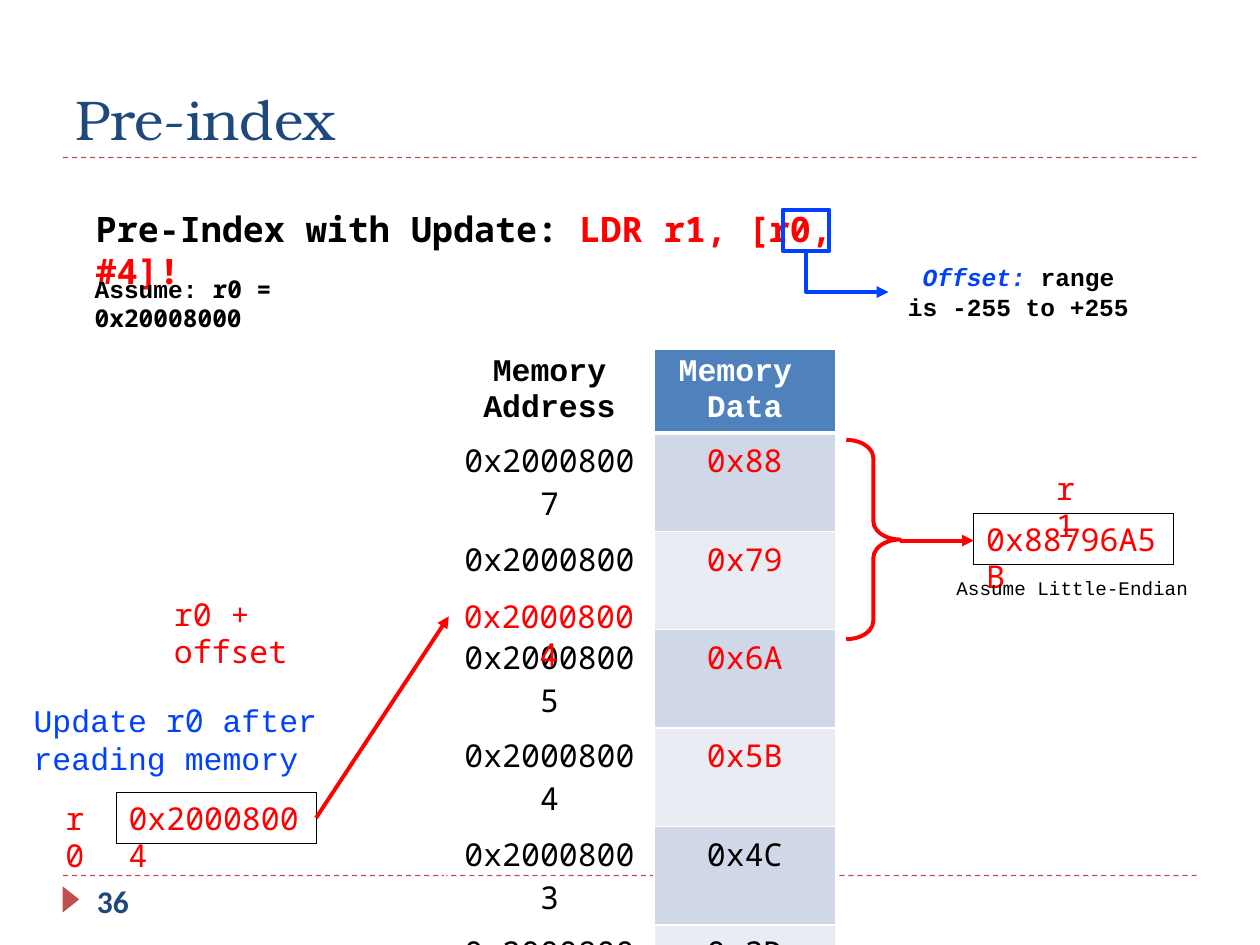
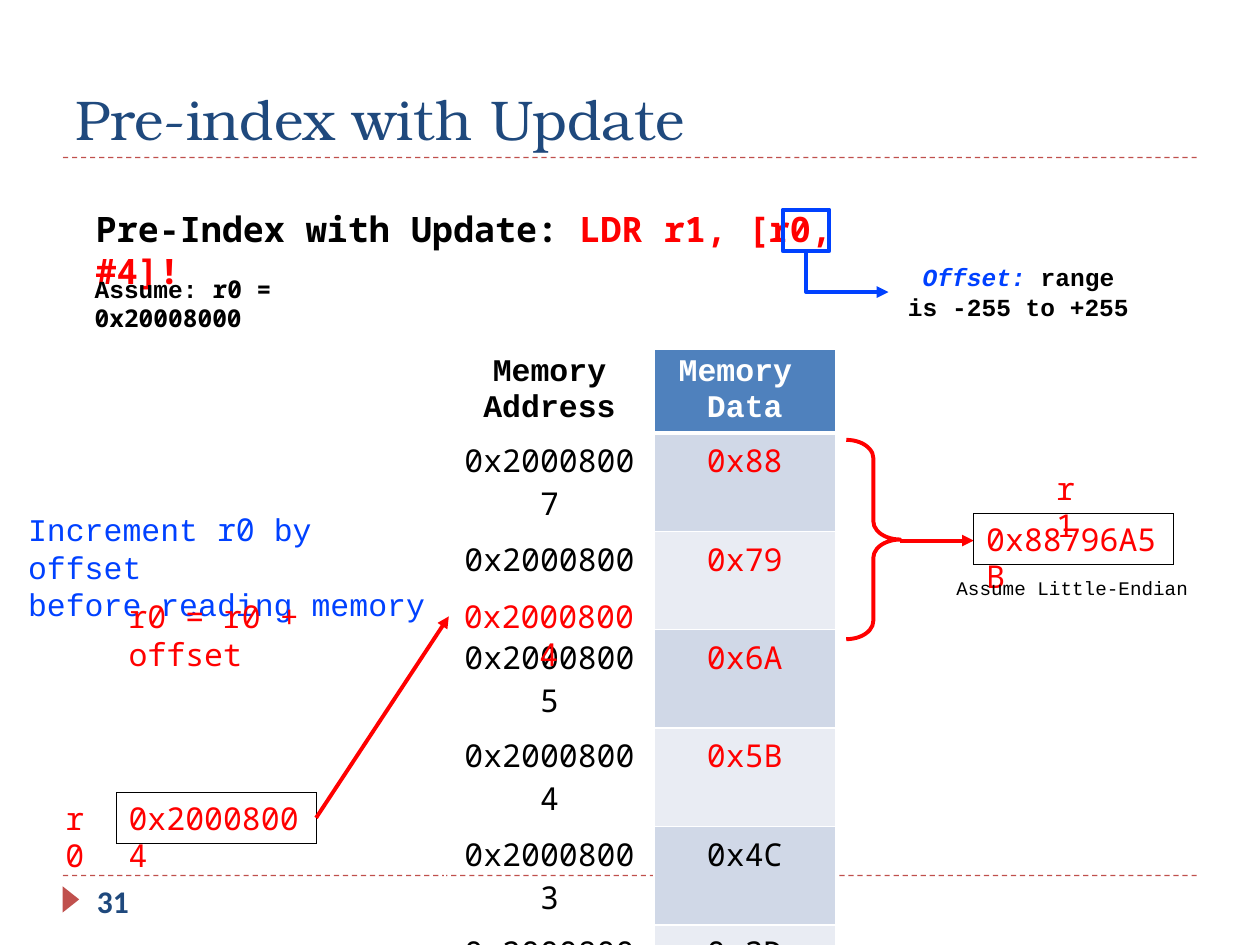
Before and after one commit to guhofstra/CSC111Sp26, a slide deck: slide 31 of PPTs/Ch5_ARM_Load_Store.pptx (slide 36 before the commit). Drawn at 1260x945 pixels with LibreOffice and Linux fonts; fonts in the diff are those of the drawing. Boxes give left, top, right and bottom in pixels: in the first picture for what was removed or moved away, otherwise in the second. Text is boxed around its words. In the diff, an @@ line names an element or a change of style, - is before the commit and + after.

```diff
--- a/PPTs/Ch5_ARM_Load_Store.pptx
+++ b/PPTs/Ch5_ARM_Load_Store.pptx
@@ title at bbox=[75, 100, 684, 153]: text changed @@
-Pre-index
+Pre-index with Update
@@ text added at bbox=[28, 518, 425, 626], 18 pt, text #0041FF @@
+Increment r0 by offset
+before reading memory
@@ text at bbox=[129, 599, 261, 667]: text changed @@
-r0 + offset
+r0 = r0 + offset
@@ text removed at bbox=[34, 709, 317, 777] @@
-Update r0 after
-reading memory
@@ page number at bbox=[97, 892, 129, 914]: text changed @@
-36
+31
```
Also in this commit, not shown: 3 other slides changed, 5 slides removed, 4 other files.
